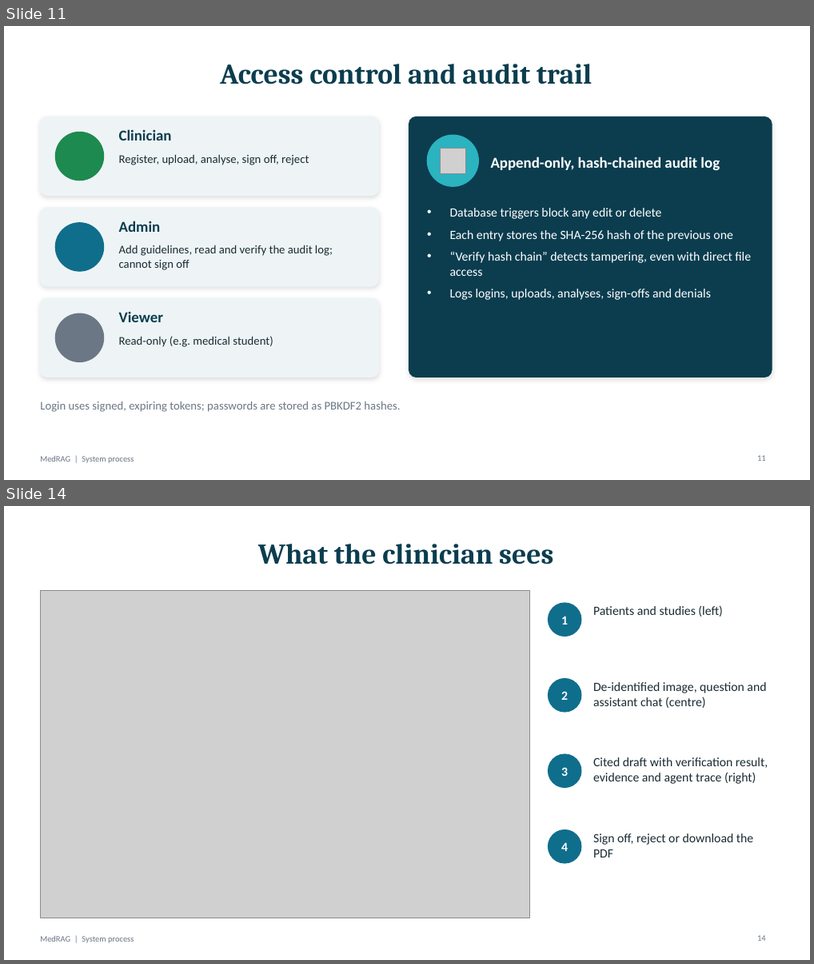
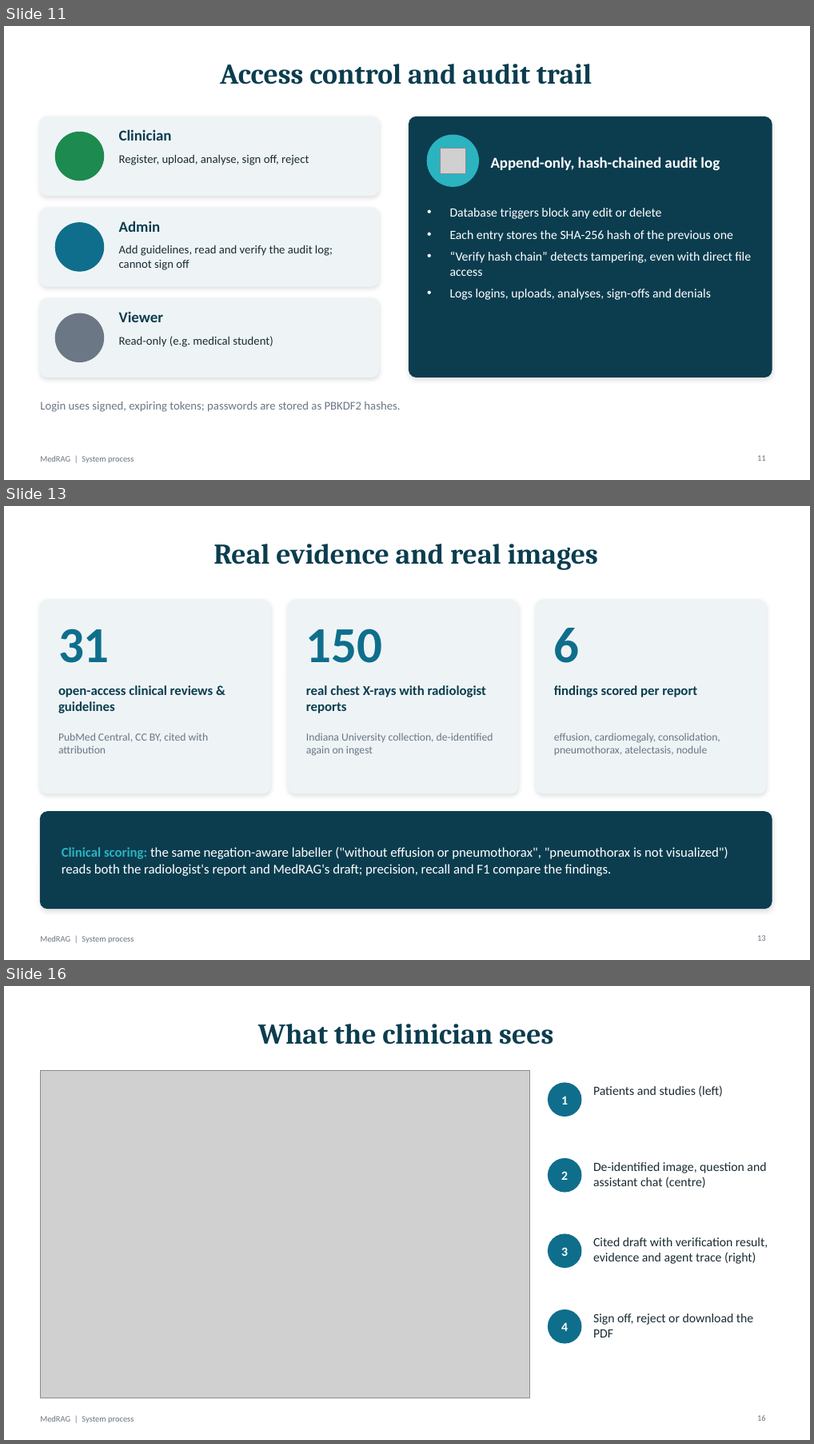
Before and after one commit to DanishAliRaza08/MEDRAG, a slide deck: docs/MedRAG_Process.pptx. Shown one above the other, each under a label of ours: slides 11 and 14 before the commit, slides 11, 13 and 16 after it; the slides between them are not shown. The pictures are 814x964 and 814x1444 pixels, drawn with LibreOffice and Linux fonts; fonts in the diff are those of the drawing; grey boxes stand for pictures. Boxes give left, top, right and bottom in pixels: in the first picture for what was removed or moved away, otherwise in the second. Text is boxed around its words. In the diff, an @@ line names an element or a change of style, - is before the commit and + after.

```diff
--- a/docs/MedRAG_Process.pptx
+++ b/docs/MedRAG_Process.pptx
@@ slide 13 added at box(4, 506, 810, 960), background #FFFFFF; not listed: 1 template element that a slide beside it also shows @@
@@ title added at box(214, 544, 598, 570), 34 pt, text #0B3D4F, bold @@
+Real evidence and real images
@@ rounded rectangle added at box(40, 600, 270, 793), fill #EEF4F6, outline #EEF4F6 1 pt @@
@@ rounded rectangle added at box(288, 600, 518, 793), fill #EEF4F6, outline #EEF4F6 1 pt @@
@@ rounded rectangle added at box(536, 600, 766, 793), fill #EEF4F6, outline #EEF4F6 1 pt @@
@@ text added at box(58, 628, 110, 663), 60 pt, text #0F6E8C, bold @@
+31
@@ text added at box(306, 628, 383, 663), 60 pt, text #0F6E8C, bold @@
+150
@@ text added at box(554, 628, 580, 663), 60 pt, text #0F6E8C, bold @@
+6
@@ text added at box(58, 685, 214, 713), 16 pt, text #0B3D4F, bold @@
+open-access clinical reviews & guidelines
@@ text added at box(306, 685, 486, 713), 16 pt, text #0B3D4F, bold @@
+real chest X-rays with radiologist reports
@@ text added at box(554, 685, 698, 697), 16 pt, text #0B3D4F, bold @@
+findings scored per report
@@ text added at box(58, 732, 209, 753), 13 pt, text #6B7785 @@
+PubMed Central, CC BY, cited with attribution
@@ text added at box(306, 732, 494, 756), 13 pt, text #6B7785 @@
+Indiana University collection, de-identified again on ingest
@@ text added at box(554, 732, 721, 755), 13 pt, text #6B7785 @@
+effusion, cardiomegaly, consolidation, pneumothorax, atelectasis, nodule
@@ rounded rectangle added at box(40, 812, 772, 908), fill #0B3D4F, outline #0B3D4F 1 pt @@
@@ text added at box(62, 847, 729, 876), 16 pt, text #FFFFFF @@
+Clinical scoring: the same negation-aware labeller ("without effusion or pneumothorax", "pneumothorax is not visualized") reads both the radiologist's report and MedRAG's draft; precision, recall and F1 compare the findings.
@@ page number added at box(758, 935, 766, 940), 10 pt, text #6B7785 @@
+13
@@ what was slide 14 is now slide 16 @@
@@ page number at box(758, 1415, 766, 1420): text changed @@
-14
+16
```
Also in this commit, not shown: 5 slides changed, 1 other slide added, 10 other files.
